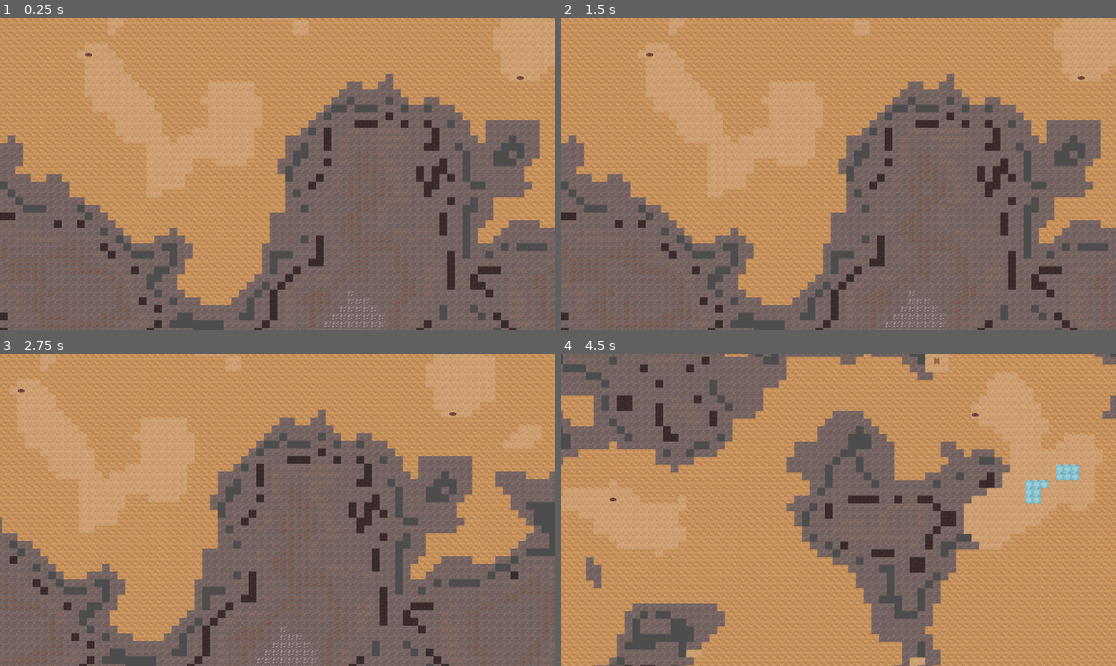
Above: before the commit, frames 1-4 (two rows, left to right).
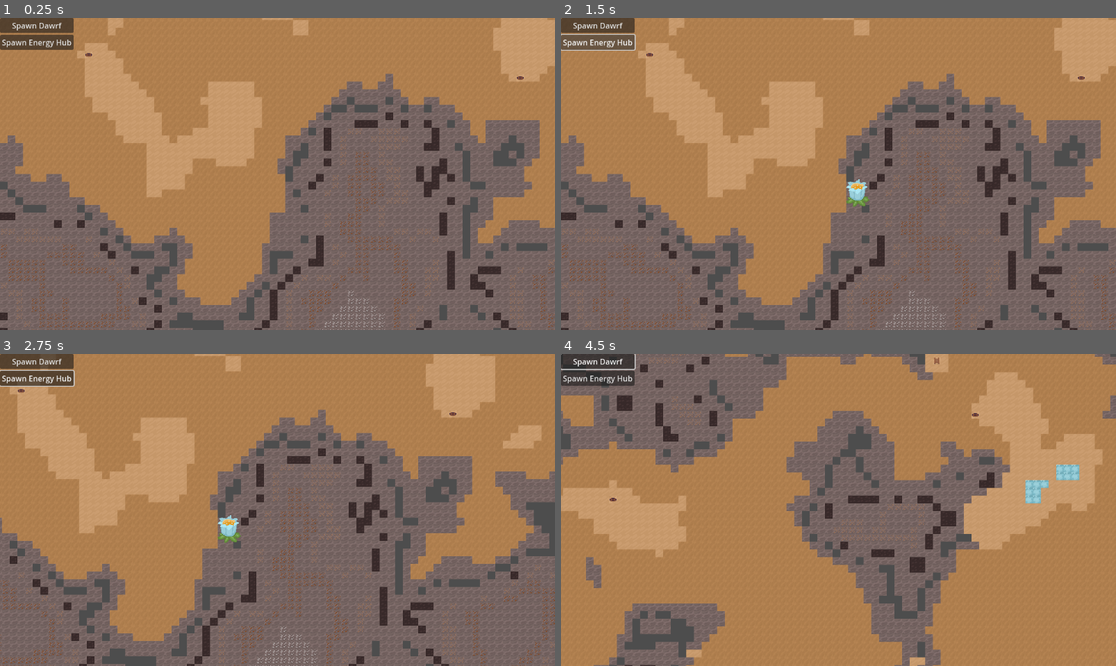
Above: after the commit, the same moments.

Repository: themoonforge/evergrove
Game: Godot game, scene res://world.tscn
The game is run twice, just before and just after one commit, with the same random seed, the same clock (stepped at 60 frames per second) and the same inputs.
Inputs (mouse positions are in pixels of both pictures, inside the frame that each line leads up to):
- Up to frame 1 (0.25 s): no input
- Up to frame 2 (1.5 s): click (599, 24) at 0.5 s, where only the run after the commit has a clickable "Spawn Dawrf"; click (599, 42) at 1.25 s, where only the run after the commit has a clickable "Spawn Energy Hub"
- Up to frame 3 (2.75 s): tap Enter at 2 s; move the mouse to (399, 494) at 2.02 s; hold Right (ui_right) from 2.03 s (still down); tap Q at 2.1 s; click (399, 494) at 2.17 s
- Up to frame 4 (4.5 s): move the mouse to (727, 525) at 2.77 s; release Right (ui_right) at 2.78 s; hold Down (ui_down) 2.78-3.53 s; tap E at 2.85, 4.35 s; move the mouse to (894, 441) at 3.52 s; hold Right (ui_right) 3.53-4.28 s; tap Q at 3.6 s; move the mouse to (810, 572) at 4.27 s; hold Up (ui_up) from 4.28 s (still down); click (810, 572) at 4.42 s

The runs differ from the first frame. In frame 1, 21% of the frame differs, in the area x 0-100%, y 0-92%; in frame 2, 21%; in frame 3, 21%; in frame 4, 29%, in the area x 0-100%, y 0-100%.

Commit message:
Add spawner for dwarfs and hubs

Diff:
--- /dev/null
+++ b/evergrove/dwarf/Dwarf.tscn
@@ -0,0 +1,12 @@
+[gd_scene load_steps=3 format=3 uid="uid://b5heo41rpqdo0"]
+
+[ext_resource type="Script" path="res://dwarf/dwarf.gd" id="1_c3sis"]
+[ext_resource type="Texture2D" uid="uid://d1jiavfxbpic1" path="res://dwarf/dwarf.png" id="2_7ed72"]
+
+[node name="Dwarf" type="Node2D"]
+texture_filter = 1
+script = ExtResource("1_c3sis")
+
+[node name="Sprite2D" type="Sprite2D" parent="."]
+position = Vector2(0, -8)
+texture = ExtResource("2_7ed72")
--- /dev/null
+++ b/evergrove/dwarf/dwarf.gd
@@ -0,0 +1,14 @@
+extends Node2D
+
+var speed = 10
+
+var current_dungeon_layer
+
+# Called when the node enters the scene tree for the first time.
+func _ready():
+	pass # Replace with function body.
+
+
+# Called every frame. 'delta' is the elapsed time since the previous frame.
+func _process(delta):
+	pass
--- /dev/null
+++ b/evergrove/factory.gd
@@ -0,0 +1,19 @@
+extends Node2D
+
+class_name Factory
+
+#@onready world = "$root/World"
+
+func spawn_dwarf(position:Vector2i):
+	pass
+
+
+
+# Called when the node enters the scene tree for the first time.
+func _ready():
+	pass # Replace with function body.
+
+
+# Called every frame. 'delta' is the elapsed time since the previous frame.
+func _process(delta):
+	pass
--- /dev/null
+++ b/evergrove/gui.gd
@@ -0,0 +1,42 @@
+extends CanvasLayer
+
+@onready var world = $/root/Game/World
+@onready var factory = $/root/Game/Factory
+
+@export var spawn_position:Vector2i
+
+
+
+# Called when the node enters the scene tree for the first time.
+func _ready():
+	pass # Replace with function body.
+
+
+# Called every frame. 'delta' is the elapsed time since the previous frame.
+func _process(delta):
+	pass
+
+
+func _on_spawn_dwarf_button_pressed():
+	var dungeon_layer_index = 0 # TODO use correct dungeon  layer
+	var position = spawn_position # TODO use correct position
+
+	var dungeon_layer = world.get_child(dungeon_layer_index)
+	var dwarf_container = dungeon_layer.dwarf_container
+
+	var dwarf = preload("res://dwarf/Dwarf.tscn").instantiate()
+	dwarf_container.add_child(dwarf)
+	dwarf.position = dungeon_layer.map_to_local(position) # TODO convert to map position
+	dwarf.current_dungeon_layer = dungeon_layer
+
+func _on_spawn_energy_hub_button_pressed():
+	var dungeon_layer_index = 0 # TODO use correct dungeon  layer
+	var position = spawn_position # TODO use correct position
+
+	var dungeon_layer = world.get_child(dungeon_layer_index)
+	var hub_container = dungeon_layer.hub_container
+
+	var energy_hub = preload("res://hubs/EnergyHub.tscn").instantiate()
+	hub_container.add_child(energy_hub)
+	energy_hub.position = dungeon_layer.map_to_local(position) # TODO convert to map position
+	#energy_hub.current_dungeon_layer = dungeon_layer
--- /dev/null
+++ b/evergrove/hubs/EnergyHub.tscn
@@ -0,0 +1,9 @@
+[gd_scene load_steps=2 format=3 uid="uid://bg0bvcv1syb6l"]
+
+[ext_resource type="Texture2D" uid="uid://r0w6xdm2g5uy" path="res://hubs/energy_hub.png" id="1_b0o8b"]
+
+[node name="EnergyHub" type="Node2D"]
+texture_filter = 1
+
+[node name="Sprite2D" type="Sprite2D" parent="."]
+texture = ExtResource("1_b0o8b")
--- /dev/null
+++ b/evergrove/map/DungeonLayer.tscn
@@ -0,0 +1,13 @@
+[gd_scene load_steps=2 format=3 uid="uid://b2bvps5riuaiy"]
+
+[ext_resource type="Script" path="res://map/dungeon_layer.gd" id="1_ayeb1"]
+
+[node name="DungeonLayer" type="TileMap"]
+format = 2
+script = ExtResource("1_ayeb1")
+
+[node name="TileMapLayer" type="TileMapLayer" parent="."]
+
+[node name="DwarfContainer" type="Node2D" parent="."]
+
+[node name="HubContainer" type="Node2D" parent="."]
--- /dev/null
+++ b/evergrove/map/dungeon_layer.gd
@@ -0,0 +1,16 @@
+extends TileMap
+
+class_name DungeonLayer
+
+@onready var dwarf_container = $DwarfContainer
+@onready var hub_container = $HubContainer
+
+
+# Called when the node enters the scene tree for the first time.
+func _ready():
+	pass # Replace with function body.
+
+
+# Called every frame. 'delta' is the elapsed time since the previous frame.
+func _process(delta):
+	pass
--- a/evergrove/world.gd
+++ b/evergrove/world.gd
@@ -73,12 +73,19 @@
 		tile_type_to_id[tile_type] = tile_id
 
 	for layer in range(LAYERS):
-		var tile_map = TileMap.new()
+		#var tile_map = TileMap.new()
+		#tile_map.tile_set = tile_set
+
+		var tile_map = preload("res://map/DungeonLayer.tscn").instantiate()
 		tile_map.tile_set = tile_set
+
 		tile_maps[layer] = tile_map
 		tile_maps_level[tile_map] = layer
 		tile_maps_chunks[tile_map] = {}
 		tile_maps_ladder[tile_map] = {}
+
+
+
 		add_child(tile_map)
 		init_noise(tile_map, GLOBAL_SEED + layer * 20)
 		# Generiere initiale Chunks
--- a/evergrove/world.tscn
+++ b/evergrove/world.tscn
@@ -1,14 +1,39 @@
-[gd_scene load_steps=4 format=3 uid="uid://dtjpof14r0bcb"]
+[gd_scene load_steps=6 format=3 uid="uid://dtjpof14r0bcb"]
 
 [ext_resource type="Script" path="res://world.gd" id="1_2rb77"]
 [ext_resource type="Script" path="res://game.gd" id="1_acbsa"]
 [ext_resource type="Script" path="res://camera_2d.gd" id="1_bwmuh"]
+[ext_resource type="Script" path="res://gui.gd" id="2_n34sk"]
+[ext_resource type="Script" path="res://factory.gd" id="5_8o8h7"]
 
 [node name="Game" type="Node2D"]
 script = ExtResource("1_acbsa")
+
+[node name="GUI" type="CanvasLayer" parent="."]
+script = ExtResource("2_n34sk")
+spawn_position = Vector2i(2, 2)
+
+[node name="VFlowContainer" type="VFlowContainer" parent="GUI"]
+offset_right = 153.0
+offset_bottom = 295.0
+
+[node name="SpawnDwarfButton" type="Button" parent="GUI/VFlowContainer"]
+layout_mode = 2
+text = "Spawn Dawrf"
+
+[node name="SpawnEnergyHubButton" type="Button" parent="GUI/VFlowContainer"]
+layout_mode = 2
+text = "Spawn Energy Hub"
 
 [node name="Camera2D" type="Camera2D" parent="."]
 script = ExtResource("1_bwmuh")
 
 [node name="World" type="Node2D" parent="."]
+texture_filter = 1
 script = ExtResource("1_2rb77")
+
+[node name="Factory" type="Node2D" parent="."]
+script = ExtResource("5_8o8h7")
+
+[connection signal="pressed" from="GUI/VFlowContainer/SpawnDwarfButton" to="GUI" method="_on_spawn_dwarf_button_pressed"]
+[connection signal="pressed" from="GUI/VFlowContainer/SpawnEnergyHubButton" to="GUI" method="_on_spawn_energy_hub_button_pressed"]
Binary file added: evergrove/dwarf/dwarf.png
Not shown, added: evergrove/dwarf/dwarf.png.import
Binary file added: evergrove/hubs/beer_hub.png
Not shown, added: evergrove/hubs/beer_hub.png.import
Binary file added: evergrove/hubs/energy_hub.png
Not shown, added: evergrove/hubs/energy_hub.png.import
Binary file added: evergrove/hubs/food_hub.png
Not shown, added: evergrove/hubs/food_hub.png.import
Binary file changed: evergrove/tileset.png
Not shown, added: asesprite/canvas.aseprite
